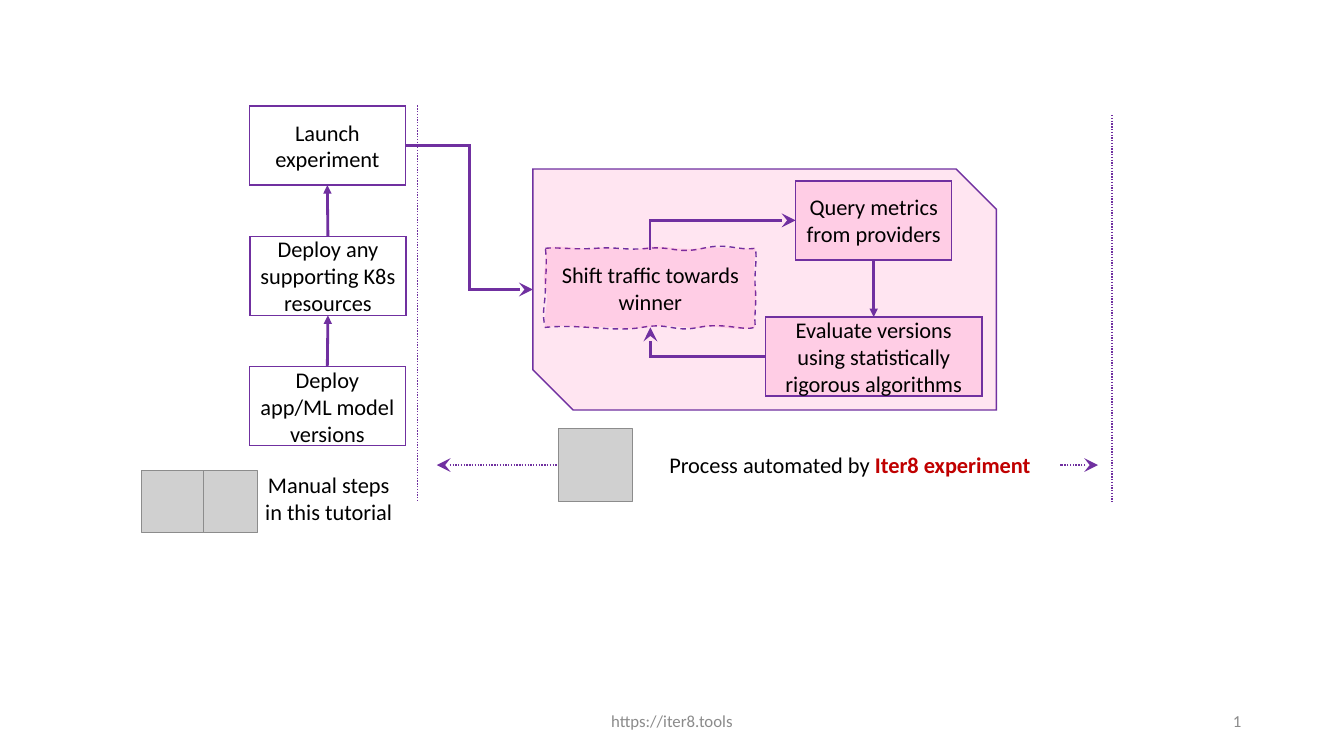
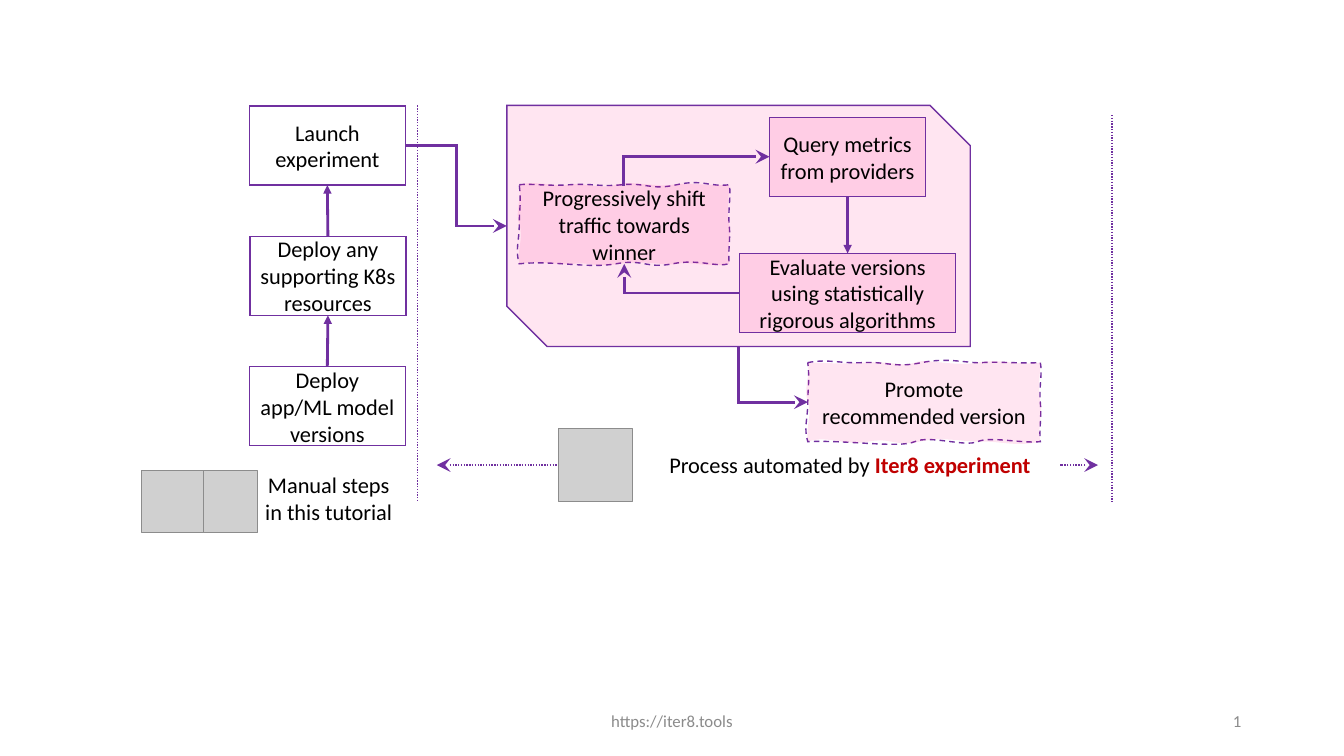
Before and after one commit to iter8-tools/iter8, a slide deck: slide 1 of mkdocs/docs/images/src/quickstart-iter8-process.pptx. Drawn at 1344x756 pixels with LibreOffice and Linux fonts; fonts in the diff are those of the drawing; grey boxes stand for pictures. Boxes give left, top, right and bottom in pixels: in the first picture for what was removed or moved away, otherwise in the second. Text is boxed around its words. In the diff, an @@ line names an element or a change of style, - is before the commit and + after.

```diff
--- a/mkdocs/docs/images/src/quickstart-iter8-process.pptx
+++ b/mkdocs/docs/images/src/quickstart-iter8-process.pptx
@@ elbow arrow moved from (405, 146) - (533, 289) to (405, 146) - (507, 226) @@
@@ text in freeform shape at (543,187,705,266): text changed @@
-Shift traffic towards winner
+Progressively shift traffic towards winner
@@ 2 rectangles, 2 elbow arrows, 1 freeform shape, 1 snip diag rect, 1 arrow: place and size @@
-2 rectangles, 2 elbow arrows, 1 freeform shape, 1 snip diag rect, 1 arrow at (533,169,997,410)
+2 rectangles, 2 elbow arrows, 1 freeform shape, 1 snip diag rect, 1 arrow at (507,106,971,347)
@@ elbow arrow added from (739, 347) to (808, 402), #7030A0 2 pt @@
@@ freeform shape added at (808,363,1041,442), fill #FF007E at 10% opacity, outline #7030A0 1 pt dashed, 16 pt, text #000000 @@
+Promote recommended version
```
Also in this commit, not shown: 8 other files.
